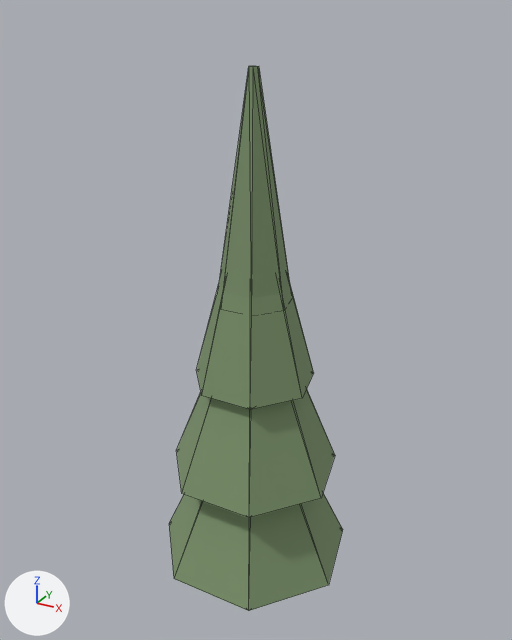
One commit to the glTF model public/assets/models/cypress.glb: the scene before it, then after it.
Before and after are seen from a 50 mm camera at (2.38, -4.3, 4.62) aimed at (-0.04, 0.1, 2.42). The lights are fixed; the arrows at lower left show +X, +Y and +Z. The picture after the commit comes second. Mesh edges are drawn as thin lines. Vertices at exactly the same position are counted once.

Names of what the first picture shows: 'cypress.001'.
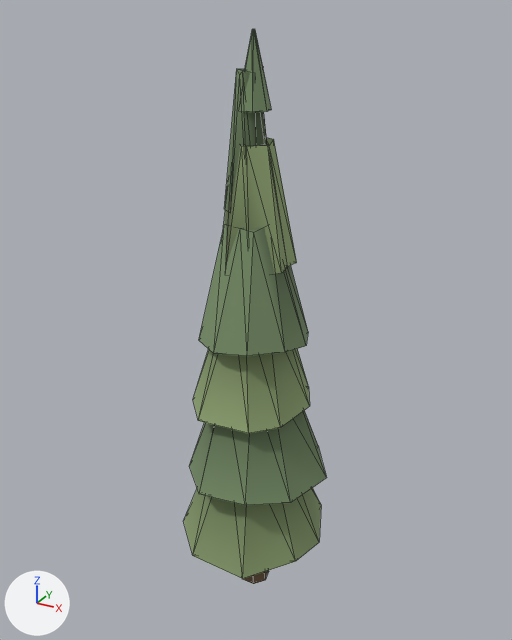
What differs and where, as boxes (x1, y1, x2, y2) in the pictures (512 x 640 px):
'cypress.001', reshaped (18% narrower)
    before: (169, 66, 343, 611)
    after: (184, 29, 326, 584)
part 1 of me_cone_668, added (mostly hidden)
    after: (243, 570, 269, 584)
part 2 of me_cone_668, added (green)
    after: (239, 29, 271, 112)
part 3 of me_cone_668, rebuilt
    before: (197, 282, 314, 409)
    after: (199, 225, 308, 356)
part 4 of me_cone_668, rebuilt
    before: (169, 493, 343, 611)
    after: (184, 488, 321, 579)
part 5 of me_cone_668, rebuilt (41% shorter)
    before: (219, 66, 290, 298)
    after: (223, 137, 297, 274)
part 6 of me_cone_668, rebuilt
    before: (176, 389, 335, 518)
    after: (189, 411, 326, 505)
part 7 of me_cone_668, added (green)
    after: (193, 349, 310, 433)
part 8 of me_cone_668, added (green)
    after: (224, 69, 267, 211)

The change, as a diff of the scene's bpy script:
```diff
--- a/public/assets/models/cypress.glb.py
+++ b/public/assets/models/cypress.glb.py
@@ me_cone_668 @@
 # used by ob_cypress_001; location = (0.0, 0.0, 0.0)
-me_cone_668.from_pydata(...)  # 72 vertices, 124 faces; spans x -0.78..0.78, y -0.72..0.8, z 0.0..4.28
+me_cone_668.from_pydata(...)  # 136 vertices, 240 faces; spans x -0.63..0.58, y -0.6..0.65, z 0.0..4.5
+# me_cone_668 part 1: a new loose piece, a 7-sided cut cone along z (radius 0.13 at the low end, 0.1 at the high end) spanning x -0.13..0.13, y -0.12..0.13, z 0.0..0.9, in mat_way_vertex_palette
+# me_cone_668 part 2: a new loose piece, a 7-sided cut cone along z (radius 0.12 at the low end, 0.01 at the high end) spanning x -0.12..0.12, y -0.11..0.12, z 4.0..4.5, in mat_way_vertex_palette
+# me_cone_668 part 3: the loose piece of 14 vertices spanning x -0.47..0.47, y -0.43..0.48, z 1.97..3.62 is rebuilt with 18 vertices and now spans x -0.39..0.42, y -0.39..0.41, z 2.32..3.26
+# me_cone_668 part 4: the loose piece of 14 vertices spanning x -0.78..0.78, y -0.72..0.8, z 0.38..2.03 is rebuilt with 18 vertices and now spans x -0.63..0.58, y -0.6..0.65, z 0.52..1.47
+# me_cone_668 part 5: the loose piece of 14 vertices spanning x -0.28..0.28, y -0.26..0.29, z 2.62..4.28 is rebuilt with 18 vertices and now spans x -0.24..0.28, y -0.25..0.29, z 2.87..3.82
+# me_cone_668 part 6: the loose piece of 14 vertices spanning x -0.67..0.67, y -0.62..0.69, z 1.17..2.82 is rebuilt with 18 vertices and now spans x -0.56..0.58, y -0.55..0.56, z 1.13..2.08
+# me_cone_668 part 7: a new loose piece of 18 vertices spanning x -0.51..0.43, y -0.46..0.49, z 1.73..2.67, in mat_way_vertex_palette
+# me_cone_668 part 8: a new loose piece of 18 vertices spanning x -0.21..0.13, y -0.16..0.18, z 3.32..4.27, in mat_way_vertex_palette
+# other edits to the shape of me_cone_668 do not show in these pictures
 me_cone_668.materials.append(mat_way_vertex_palette)
```
